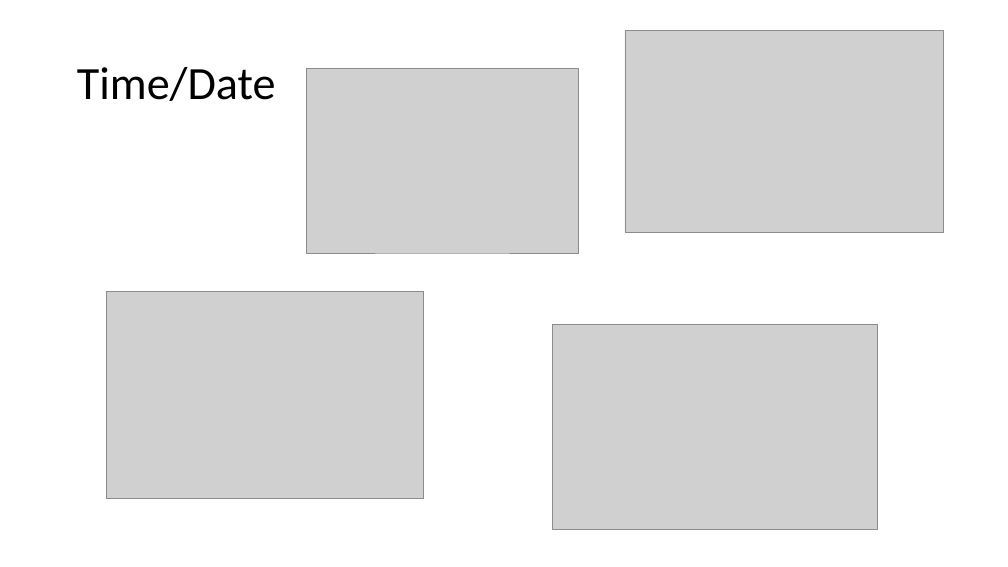
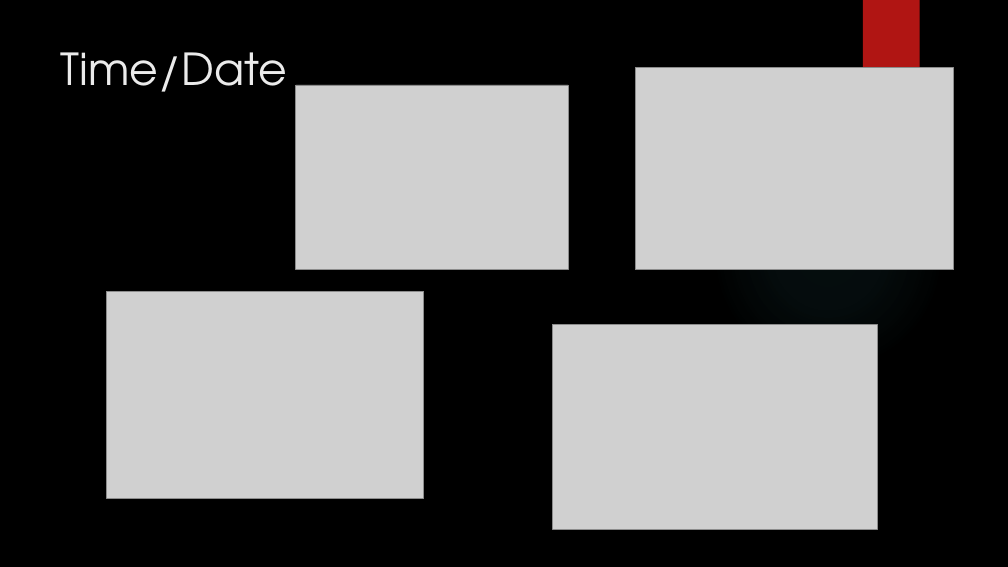
Before and after one commit to Maliha2030/Project1_The_A_Team_Uber, a slide deck: slide 7 of The A Team.pptx. Drawn at 1008x567 pixels with LibreOffice and Linux fonts; fonts in the diff are those of the drawing; grey boxes stand for pictures; background and template pictures are left out. Boxes give left, top, right and bottom in pixels: in the first picture for what was removed or moved away, otherwise in the second. Text is boxed around its words. In the diff, an @@ line names an element or a change of style, - is before the commit and + after.

```diff
--- a/The A Team.pptx
+++ b/The A Team.pptx
@@ background #FFFFFF to picture (left out) @@
@@ rectangle added at bbox=[863, 0, 920, 95], fill #B01513 @@
@@ title "Time/Date": place and size @@
-title "Time/Date" at bbox=[77, 67, 276, 101]
+title "Time/Date" at bbox=[61, 52, 287, 92]
@@ title "Time/Date" at bbox=[61, 52, 287, 92]: size 44 to 42 pt, font Calibri to TeX Gyre Adventor, text colour #000000 to #EBEBEB; line spacing 0.9 to 1; vertical alignment middle to top @@
@@ picture: place and size @@
-picture at bbox=[306, 69, 578, 253]
+picture at bbox=[296, 85, 568, 269]
@@ picture: place and size @@
-picture at bbox=[625, 30, 944, 232]
+picture at bbox=[635, 68, 954, 270]
@@ ellipse added at bbox=[712, 138, 944, 371], fill gradient #50B9C1 @@
```
Also in this commit, not shown: 8 other slides changed, 4 slides added, 3 slides removed.
